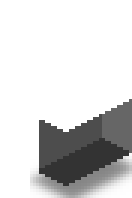
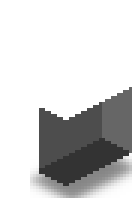
Revision of a layered 132 × 198 image; what changed, layer by layer:
painted on "Top half" over [left=39, top=90, right=129, bottom=132]
painted on "Side" over [left=39, top=102, right=102, bottom=114]
painted on "Front" over [left=111, top=87, right=132, bottom=99]
